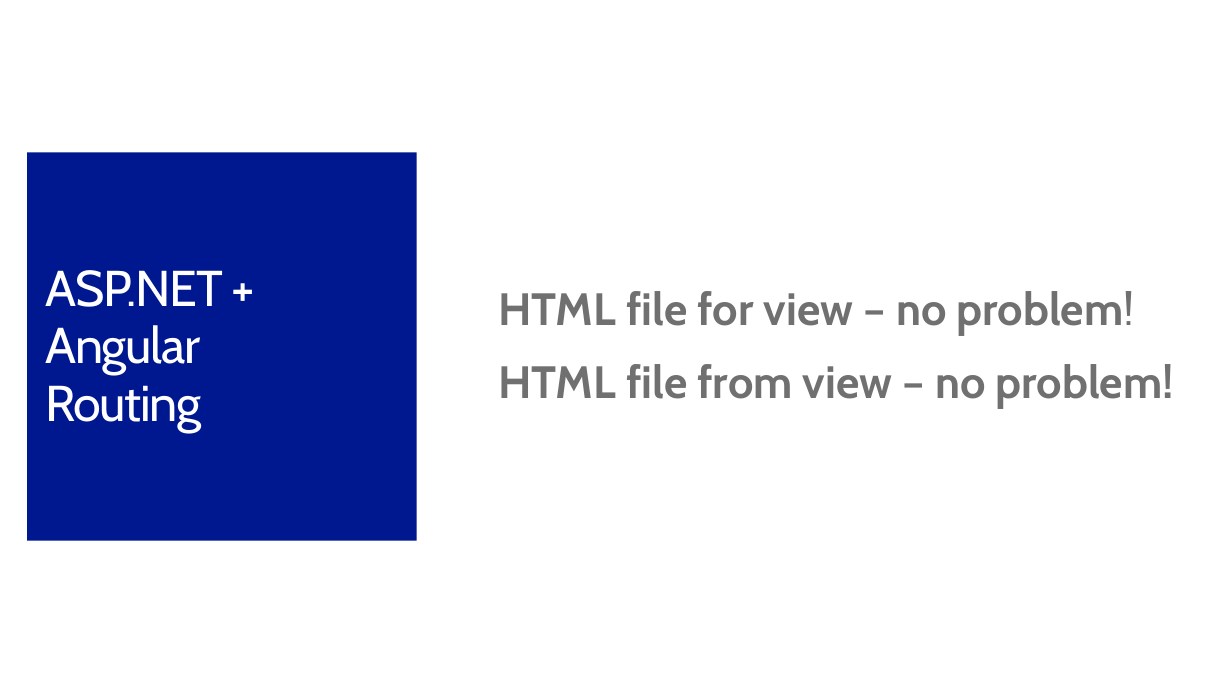
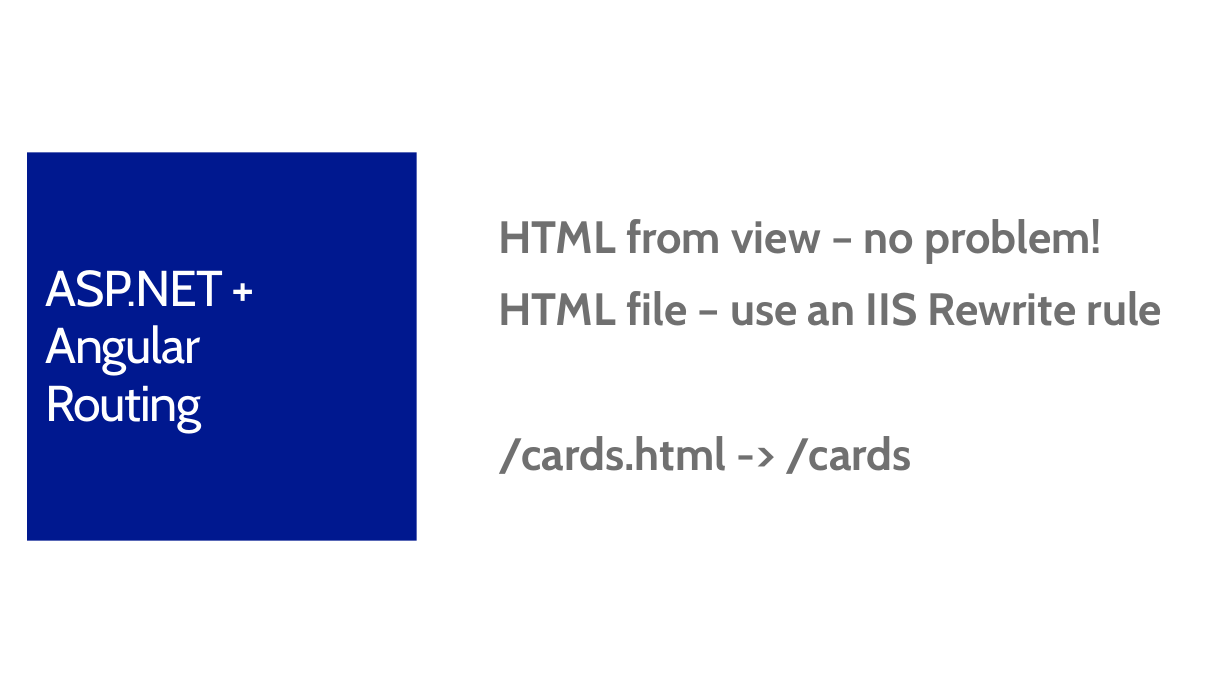
Before and after one commit to jongalloway/Angular-and-ASPNET-Build2014, a slide deck: slide 21 of AngularMTG/Slides/Building a Single Page Application with ASP.NET and Angular.js.pptx (slide 14 before the commit). Drawn at 1232x693 pixels with LibreOffice and Linux fonts; fonts in the diff are those of the drawing; background and template pictures are left out. Boxes give left, top, right and bottom in pixels: in the first picture for what was removed or moved away, otherwise in the second. Text is boxed around its words. In the diff, an @@ line names an element or a change of style, - is before the commit and + after.

```diff
--- a/AngularMTG/Slides/Building a Single Page Application with ASP.NET and Angular.js.pptx
+++ b/AngularMTG/Slides/Building a Single Page Application with ASP.NET and Angular.js.pptx
@@ text at [498,219,1162,474]: text changed @@
-HTML file for view – no problem!
-HTML file from view – no problem!
+HTML from view – no problem!
+HTML file – use an IIS Rewrite rule
+/cards.html -> /cards
```
Also in this commit, not shown: 4 other slides changed, 11 slides added, 1 slide removed.
